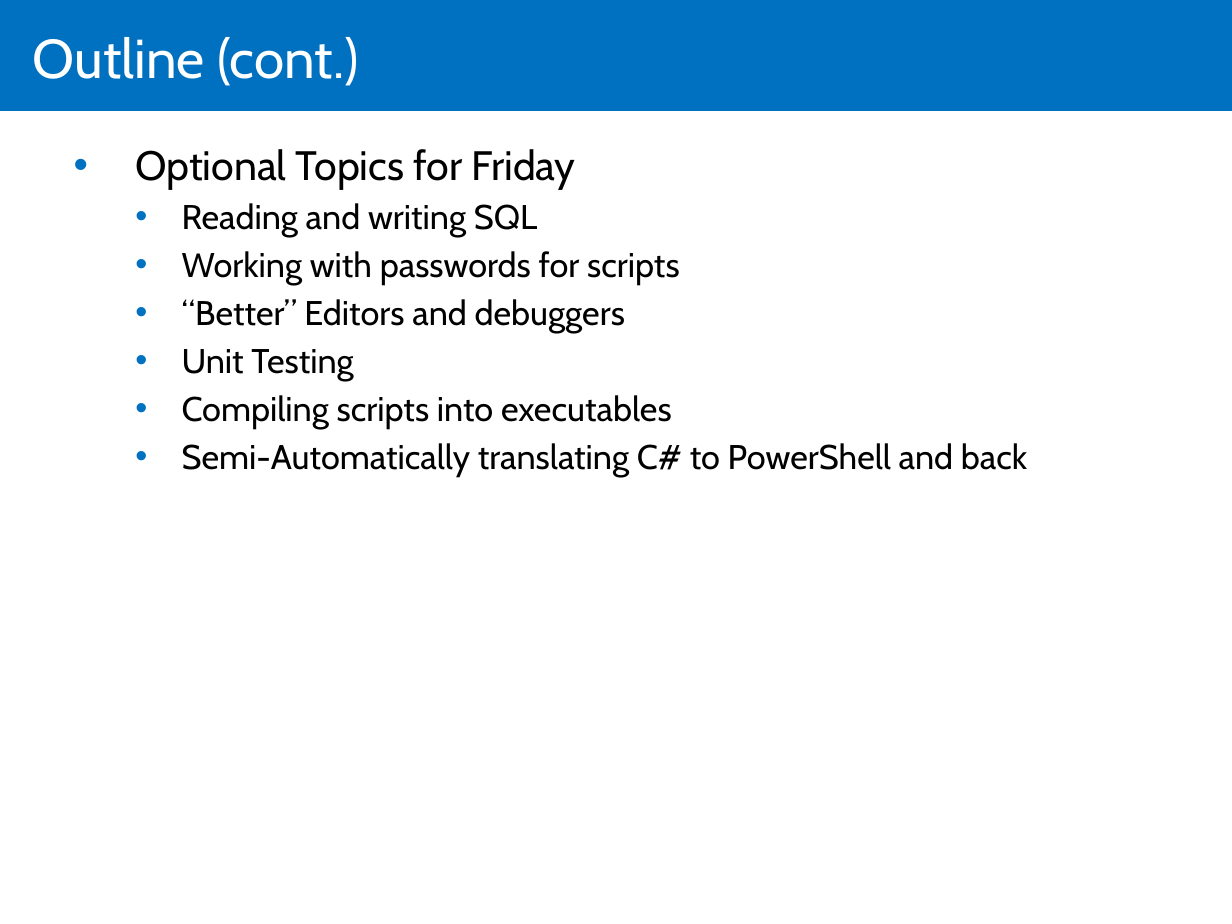
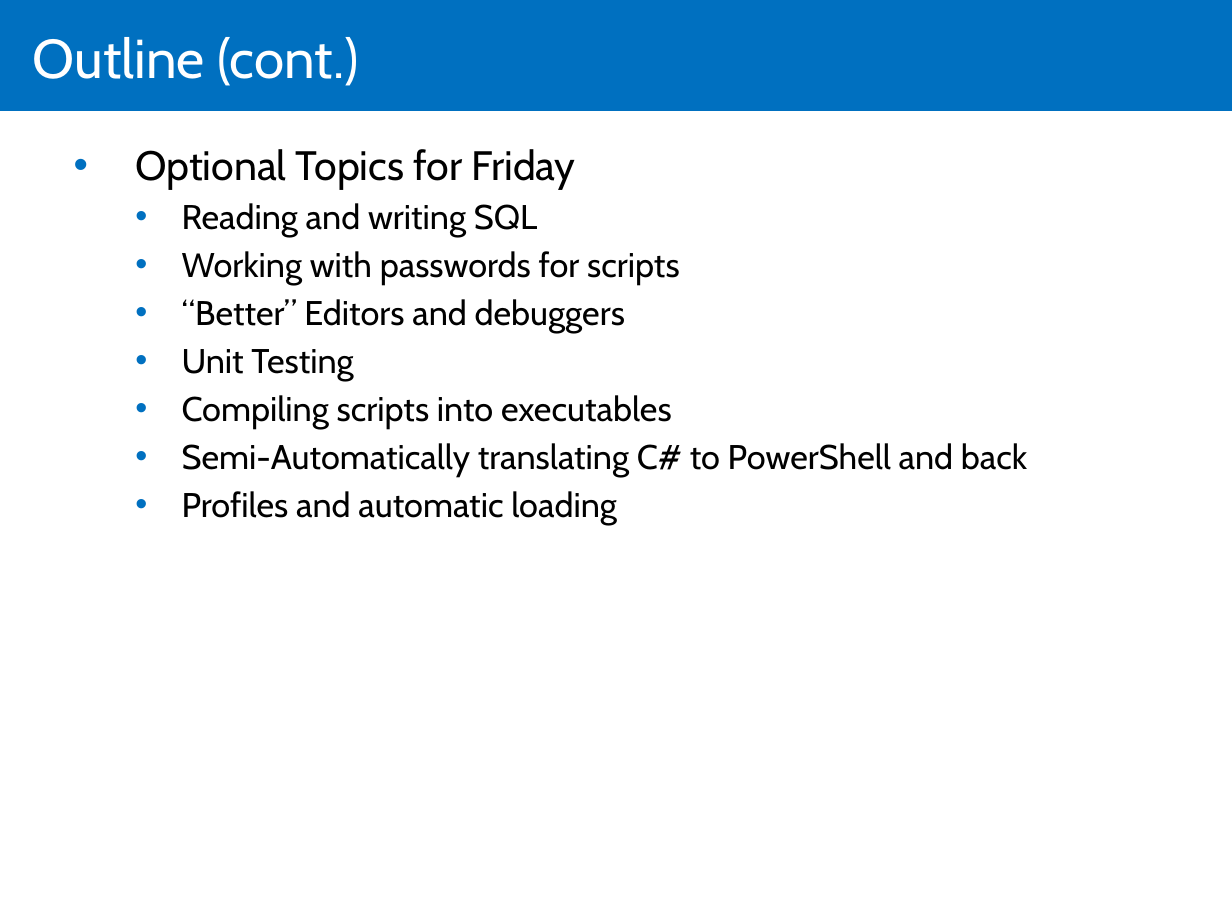
Before and after one commit to boomalator/55309-Powershell, a slide deck: slide 10 of Powerpoint/Module00-Intro-GK-Custom.pptx (slide 11 before the commit). Drawn at 1232x924 pixels with LibreOffice and Linux fonts; fonts in the diff are those of the drawing. Boxes give left, top, right and bottom in pixels: in the first picture for what was removed or moved away, otherwise in the second. Text is boxed around its words. In the diff, an @@ line names an element or a change of style, - is before the commit and + after.

Commit message:
Add Slide Customization

```diff
--- a/Powerpoint/Module00-Intro-GK-Custom.pptx
+++ b/Powerpoint/Module00-Intro-GK-Custom.pptx
@@ text at bbox=[182, 491, 617, 525]: paragraph added @@
+  • Profiles and automatic loading
```
